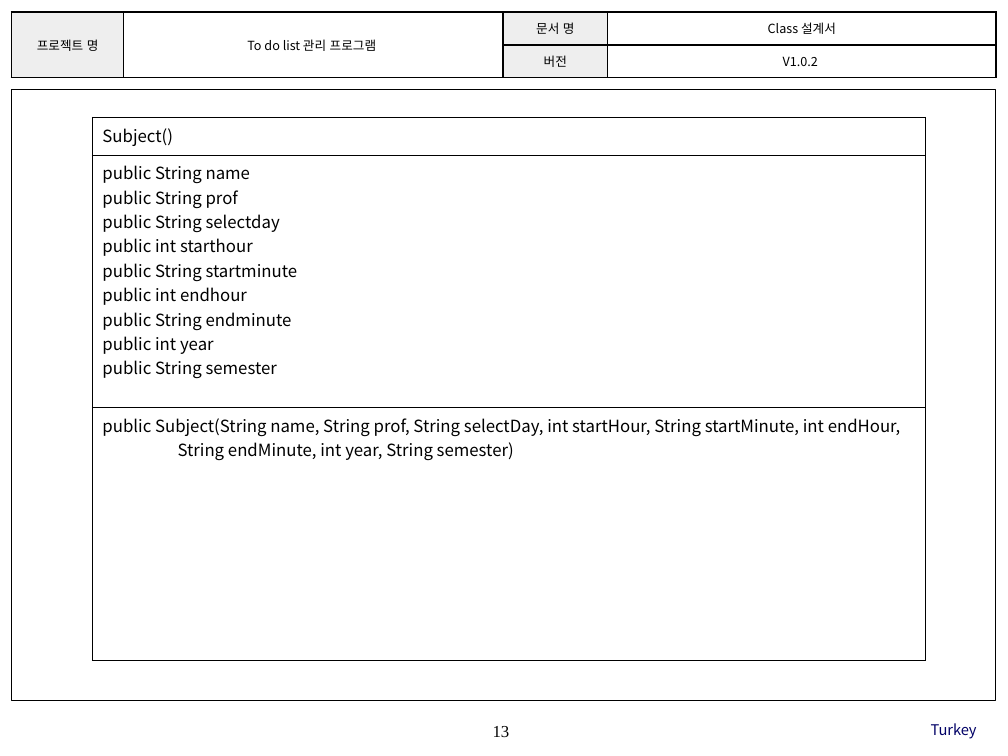
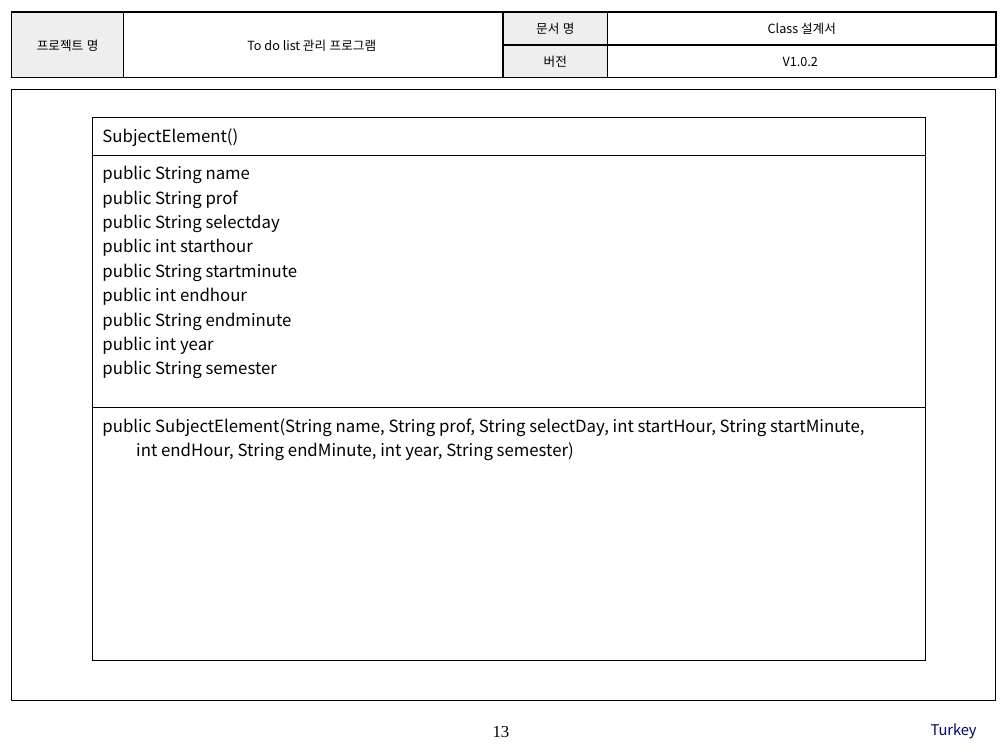
Before and after one commit to SE-admin/7, a slide deck: slide 13 of doc/3_ 설계서/Class Design.pptx. Drawn at 1008x756 pixels with LibreOffice and Linux fonts; fonts in the diff are those of the drawing; background and template pictures are left out. Boxes give left, top, right and bottom in pixels: in the first picture for what was removed or moved away, otherwise in the second. Text is boxed around its words. In the diff, an @@ line names an element or a change of style, - is before the commit and + after.

```diff
--- a/doc/3_ 설계서/Class Design.pptx
+++ b/doc/3_ 설계서/Class Design.pptx
@@ table at [93,118,925,660] @@
-row 1, column 1: Subject()
+row 1, column 1: SubjectElement()
-row 3, column 1: public Subject(String name, String prof, String selectDay, int startHour, String startMinute, int endHour, / String endMinute, int year, String semester)
+row 3, column 1: public SubjectElement(String name, String prof, String selectDay, int startHour, String startMinute, / int endHour, String endMinute, int year, String semester)
```
Also in this commit, not shown: 5 other slides changed.
